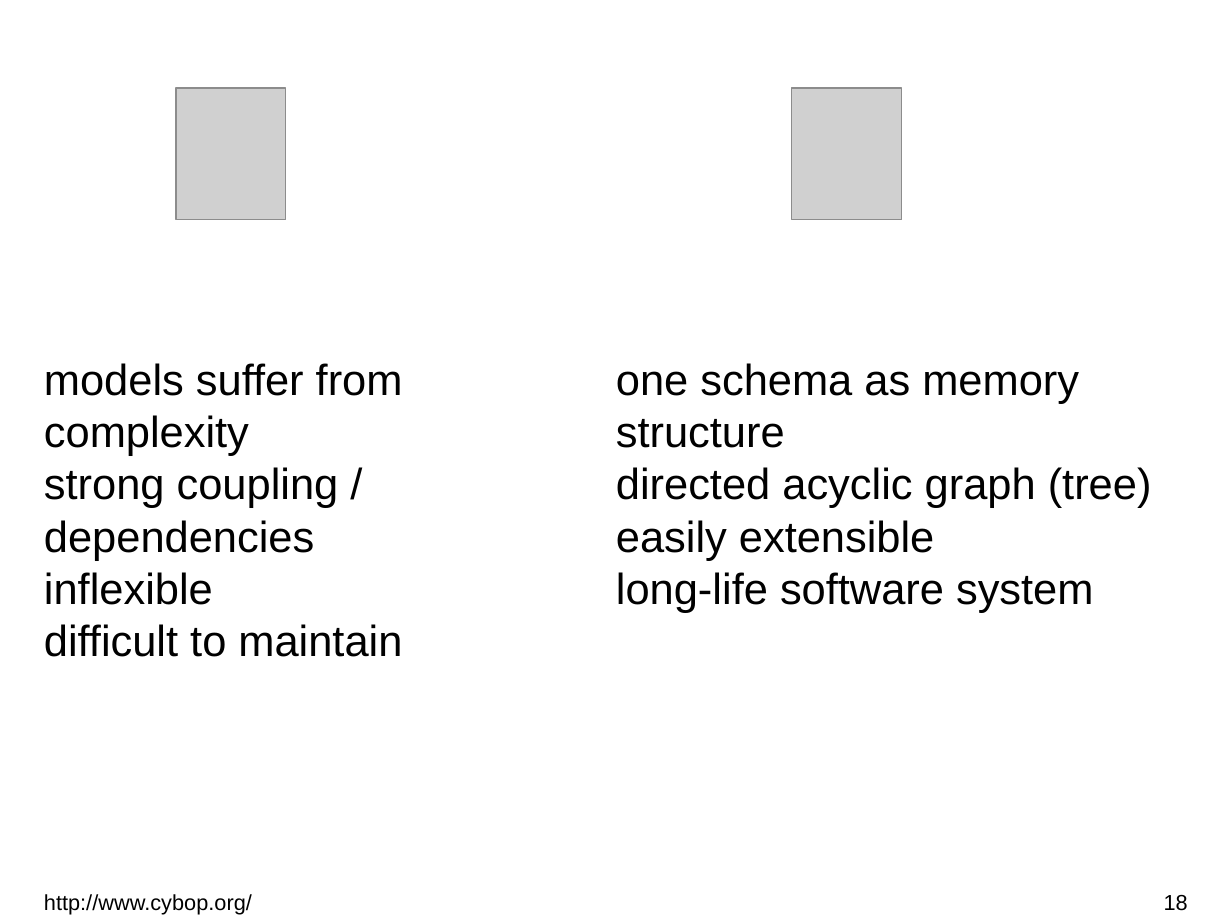
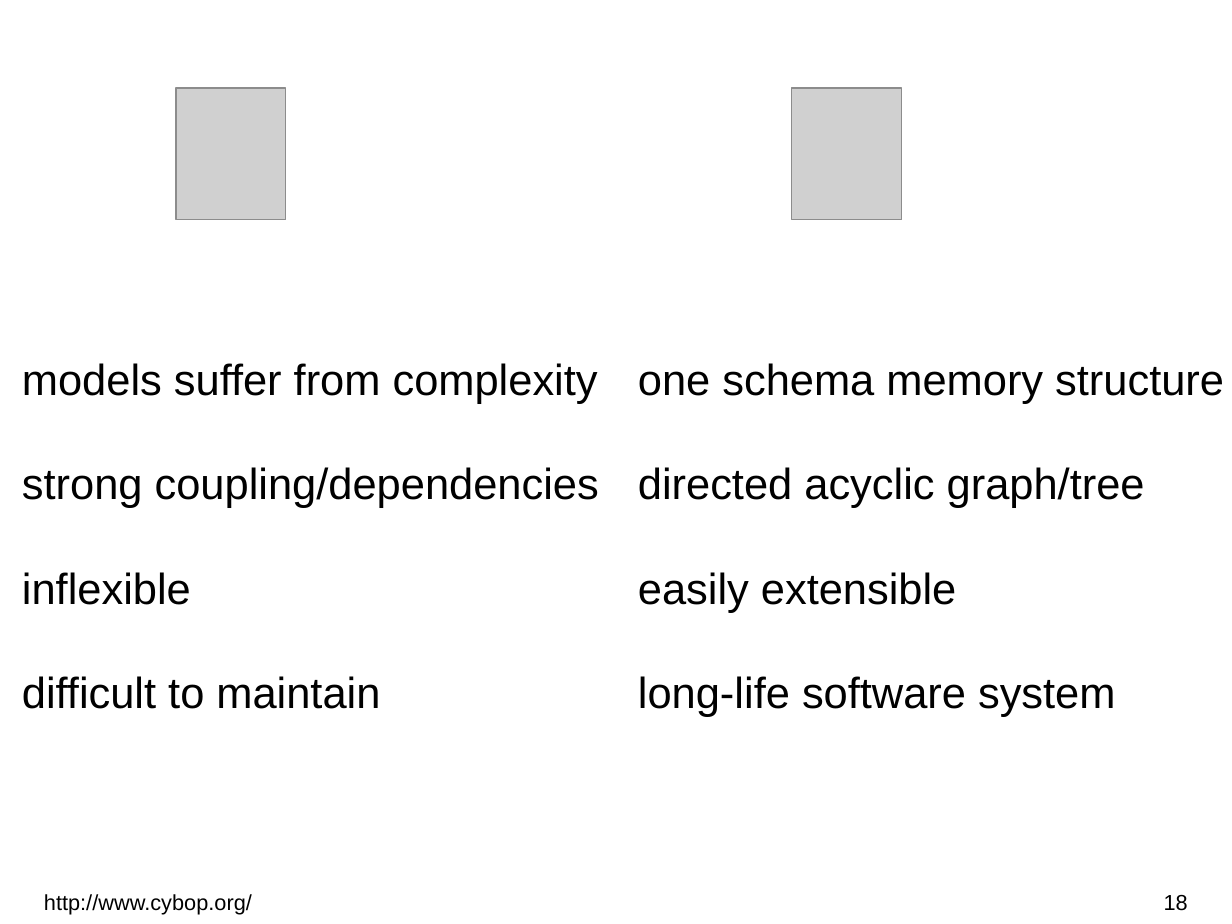
Before and after one commit to GitMirroring/cybop, a slide deck: slide 18 of doc/lightning_talk/cybop.odp. Drawn at 1232x924 pixels with LibreOffice and Linux fonts; fonts in the diff are those of the drawing; grey boxes stand for pictures; background and template pictures are left out. Boxes give left, top, right and bottom in pixels: in the first picture for what was removed or moved away, otherwise in the second. Text is boxed around its words. In the diff, an @@ line names an element or a change of style, - is before the commit and + after.

```diff
--- a/doc/lightning_talk/cybop.odp
+++ b/doc/lightning_talk/cybop.odp
@@ text "models suffer from complexity": place and size @@
-text "models suffer from complexity" at bbox=[44, 363, 403, 657]
+text "models suffer from complexity" at bbox=[22, 363, 599, 709]
@@ text "one schema memory structure": place and size @@
-text "one schema memory structure" at bbox=[616, 363, 1152, 613]
+text "one schema memory structure" at bbox=[638, 363, 1224, 717]
@@ text at bbox=[638, 363, 1224, 508]: text changed @@
-one schema as memory structure
-directed acyclic graph (tree)
+one schema memory structure
+directed acyclic graph/tree
@@ text at bbox=[22, 467, 599, 508]: spaces changed @@
-strong coupling / dependencies
+strong coupling/dependencies
```
Also in this commit, not shown: 6 other slides changed, 4 other files.
